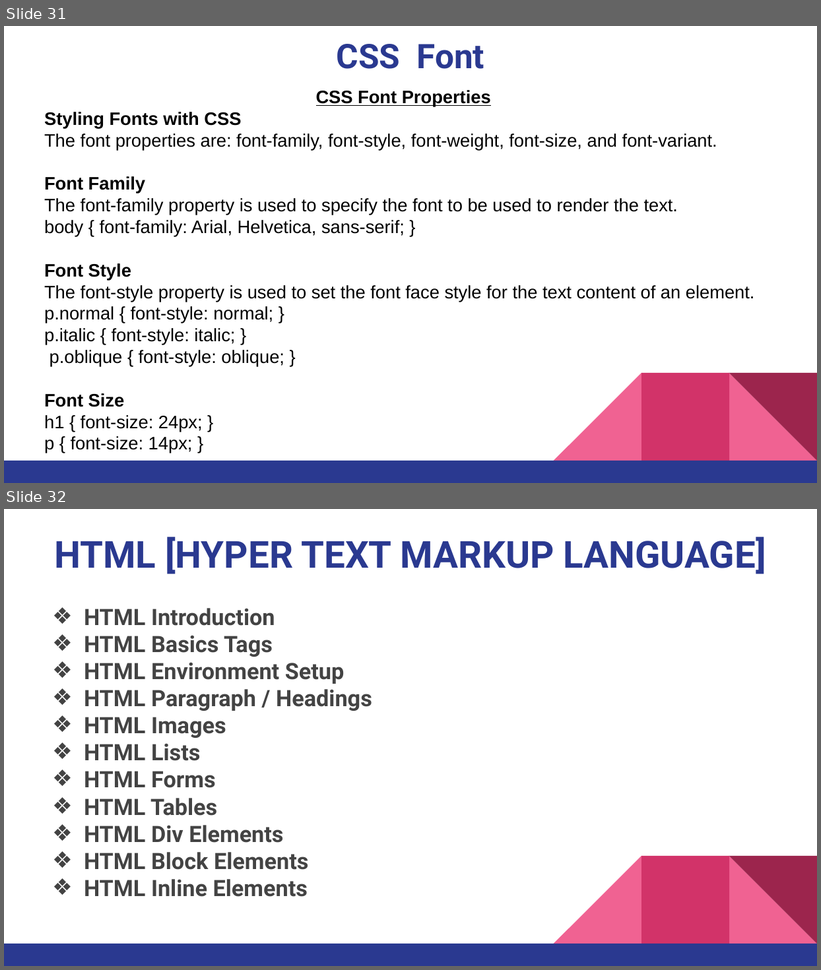
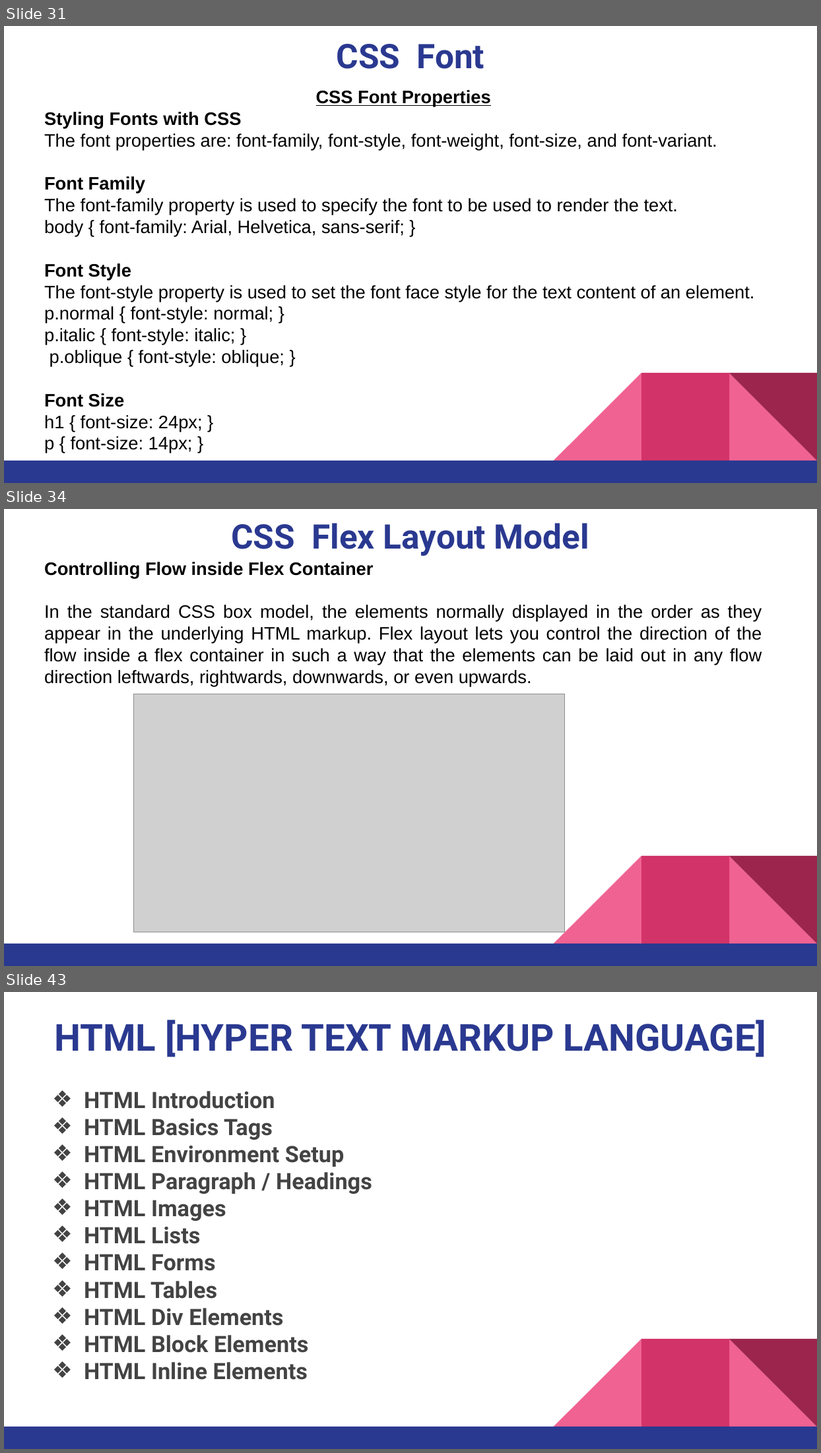
Before and after one commit to pnytrainingrepo/Webdevelopment, a slide deck: CSS Course.pptx. Shown one above the other, each under a label of ours: slides 31 and 32 before the commit, slides 31, 34 and 43 after it; the slides between them are not shown. The pictures are 821x970 and 821x1453 pixels, drawn with LibreOffice and Linux fonts; fonts in the diff are those of the drawing; grey boxes stand for pictures. Boxes give left, top, right and bottom in pixels: in the first picture for what was removed or moved away, otherwise in the second. Text is boxed around its words. In the diff, an @@ line names an element or a change of style, - is before the commit and + after.

```diff
--- a/CSS Course.pptx
+++ b/CSS Course.pptx
@@ slide 34 added at <box>4,509,817,966</box>, background #FFFFFF; not listed: 5 template elements that a slide beside it also shows @@
@@ title added at <box>231,523,589,556</box>, 30 pt, text #2A3990, bold @@
+CSS Flex Layout Model
@@ text added at <box>44,562,762,687</box>, 16 pt, text #000000 @@
+Controlling Flow inside Flex Container
+In the standard CSS box model, the elements normally displayed in the order as they appear in the underlying HTML markup. Flex layout lets you control the direction of the flow inside a flex container in such a way that the elements can be laid out in any flow direction leftwards, rightwards, downwards, or even upwards.
@@ picture added at <box>134,694,565,933</box> @@
@@ what was slide 32 is now slide 43 @@
```
Also in this commit, not shown: 10 other slides added, 35 other files.
